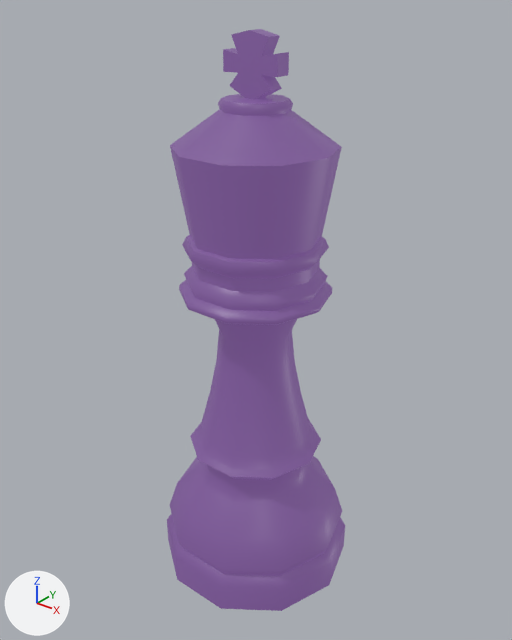
The glTF model assets/toy/item-5-6.glb as it was, and as the next commit left it.
The view is the same before and after, from a 50 mm camera at (0.171, -0.214, 0.257) aimed at (-0.001, 0.002, 0.124). The axes (+X, +Y, +Z) are drawn at lower left. The lights are the same throughout. The older version comes first. Where no turn or scale is listed for an object, it has been applied to the vertices.

The first picture shows 'BlackKing'.
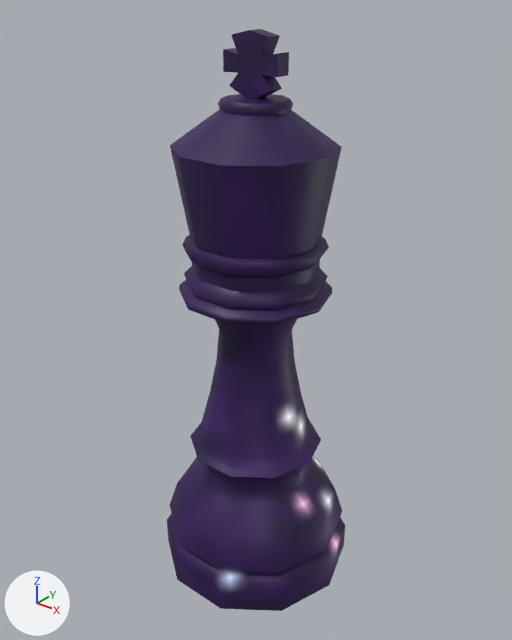
Boxes [x1, y1, x2, y2] around the edits, measured in the pictures (512 x 640 px):
'BlackKing', surface changed (dark purple to purple)
    both: [167, 29, 345, 611]

Patch to the scene script:
```diff
--- a/assets/toy/item-5-6.glb.py
+++ b/assets/toy/item-5-6.glb.py
@@ img_image_1 @@
+img_image_1 = load_image('Image_1', '_unpacked/Image_1', 64, 64, 'sRGB')
@@ img_image_0 @@
+img_image_0 = load_image('Image_0', '_unpacked/Image_0', 64, 64, 'sRGB')
@@ mat_piece_5_6 @@
 n0 = _N.new('ShaderNodeBsdfPrincipled'); n0.name = 'Principled BSDF'
-n0.inputs[0].default_value = (0.0818, 0.0396, 0.127, 1.0)  # 'Base Color', dark purple #513864
-n0.inputs[2].default_value = 0.45  # 'Roughness'
-n0.inputs[27].default_value = (0.12, 0.0582, 0.187, 1.0)  # 'Emission Color', dark purple #614478
 n0.inputs[28].default_value = 1.0  # 'Emission Strength'
 n1 = _N.new('ShaderNodeOutputMaterial'); n1.name = 'Material Output'
+n2 = _N.new('ShaderNodeTexImage'); n2.name = 'Image Texture'
+n2.image = img_image_1
+n3 = _N.new('ShaderNodeTexImage'); n3.name = 'Image Texture.001'
+n3.image = img_image_0
 _L.new(n0.outputs[0], n1.inputs[0])  # 'BSDF' to 'Surface'
+_L.new(n2.outputs[0], n0.inputs[27])  # 'Color' to 'Emission Color'
+_L.new(n3.outputs[0], n0.inputs[0])  # 'Color' to 'Base Color'
```
